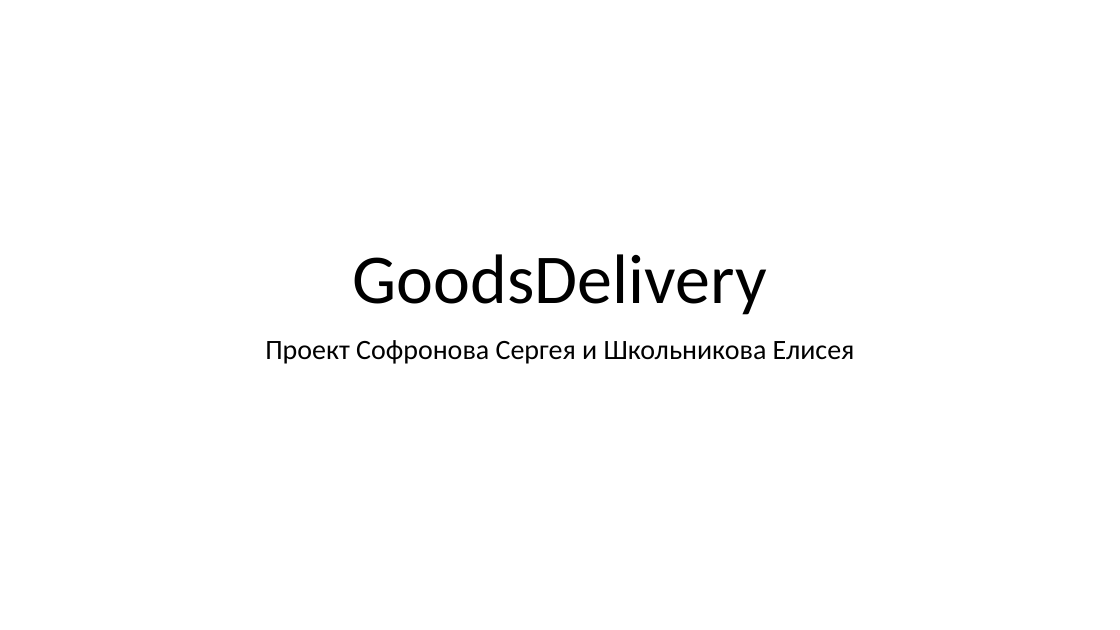
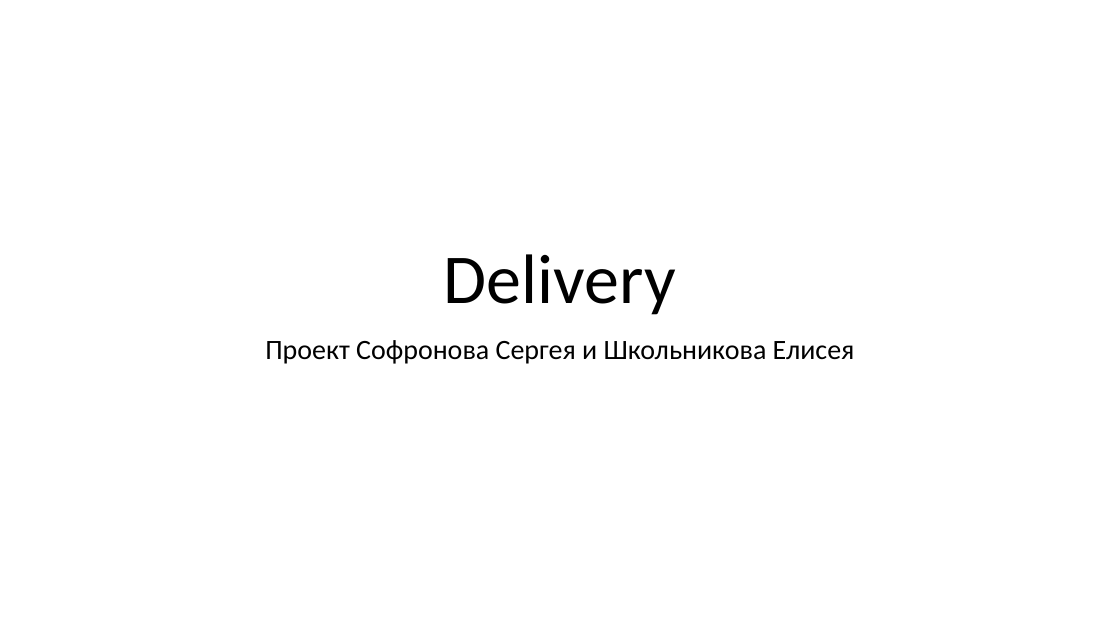
Before and after one commit to EliseyShkolnikov/GoodsDelivery, a slide deck: slide 1 of GoodsDelivery.pptx. Drawn at 1120x630 pixels with LibreOffice and Linux fonts; fonts in the diff are those of the drawing. Boxes give left, top, right and bottom in pixels: in the first picture for what was removed or moved away, otherwise in the second. Text is boxed around its words. In the diff, an @@ line names an element or a change of style, - is before the commit and + after.

```diff
--- a/GoodsDelivery.pptx
+++ b/GoodsDelivery.pptx
@@ title at (444, 254, 676, 315): text changed @@
-GoodsDelivery
+Delivery
```
Also in this commit, not shown: 4 other files.
